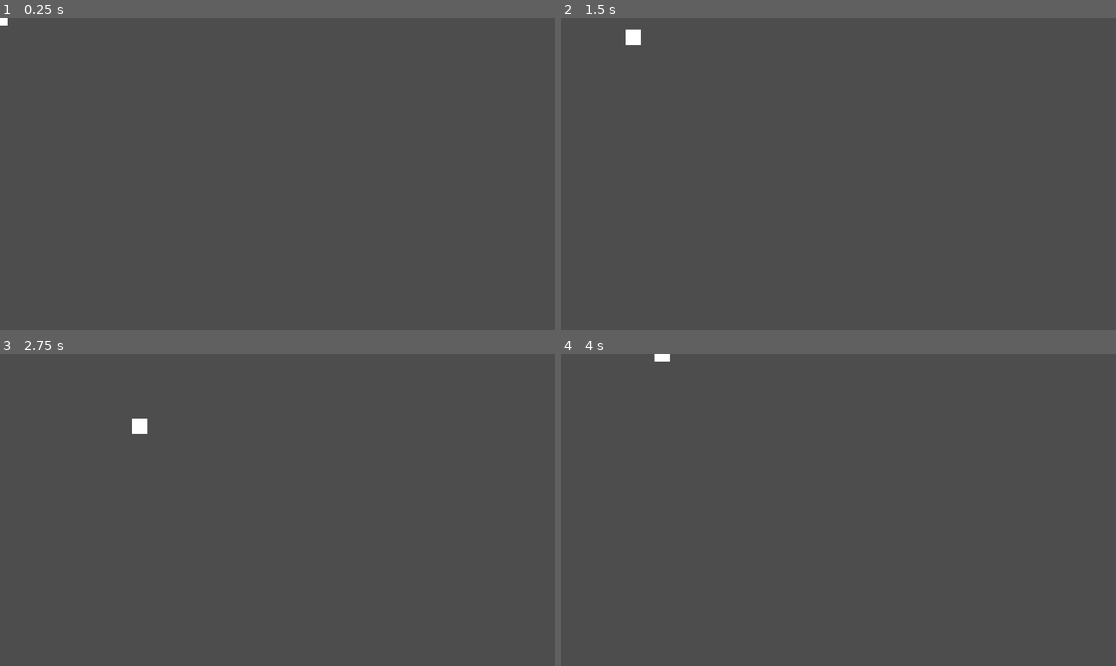
Above: before the commit, frames 1-4 (two rows, left to right).
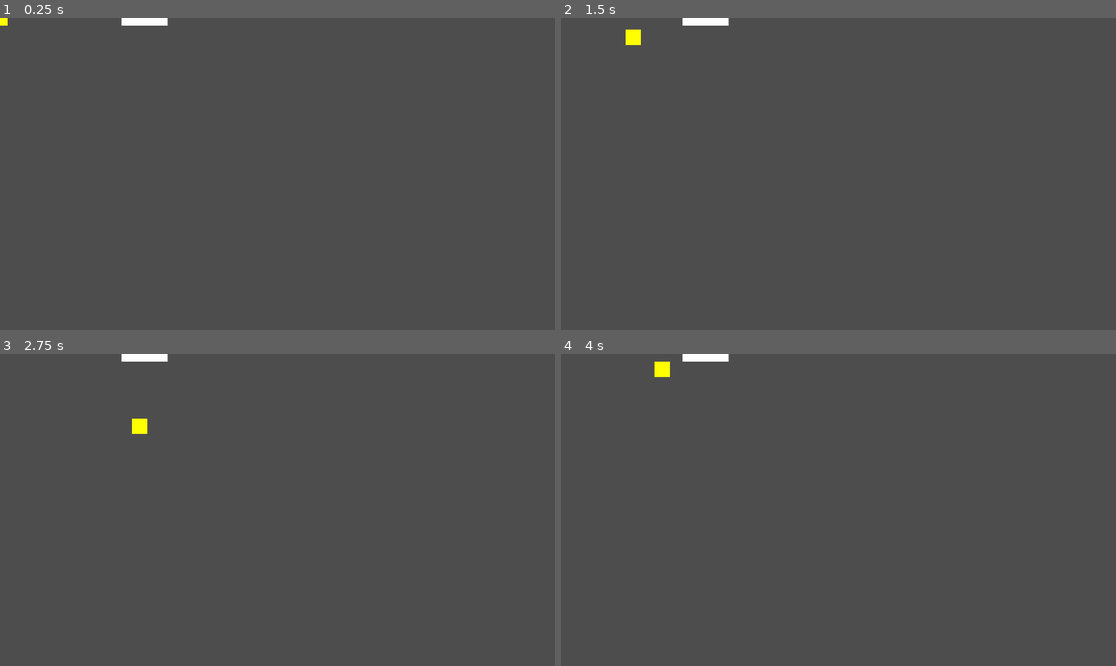
Above: after the commit, the same moments.

Repository: StackUpZero/redline-black-box
Game: Godot game, scene res://main.tscn
Two runs of this game, one before a commit and one after it. Both use one fixed random seed, a clock stepped at 60 frames per second and the inputs below.
Inputs:
- Up to frame 1 (0.25 s): no input
- Up to frame 2 (1.5 s): tap Enter at 0.5 s; hold D (move_right) 0.53-1.28 s; hold S (move_down) from 1.28 s (still down)
- Up to frame 3 (2.75 s): release S (move_down) at 2.03 s; hold D (move_right) from 2.03 s (still down)
- Up to frame 4 (4 s): release D (move_right) at 2.78 s; hold W (move_up) 2.78-3.53 s; hold A (move_left) from 3.53 s (still down)

The runs differ from the first frame. In frame 1, 0.2% of the frame differs, in the area x 0-31%, y 0-3%; in frame 2, 0.3%; in frame 3, 0.3%; in frame 4, 0.4%, in the area x 16-31%, y 0-8%.

Commit message:
Add basic wall collision

Diff:
--- a/main.tscn
+++ b/main.tscn
@@ -1,6 +1,12 @@
 [gd_scene format=3 uid="uid://cqow47bch5ocs"]
 
 [ext_resource type="Script" uid="uid://cqyirrjrl821y" path="res://player.gd" id="1_ig7tw"]
+
+[sub_resource type="RectangleShape2D" id="RectangleShape2D_0xm2m"]
+size = Vector2(32, 32)
+
+[sub_resource type="RectangleShape2D" id="RectangleShape2D_ig7tw"]
+size = Vector2(96, 32)
 
 [node name="Main" type="Node2D" unique_id=160579279]
 
@@ -12,3 +18,19 @@
 offset_top = -16.0
 offset_right = 16.0
 offset_bottom = 16.0
+color = Color(13.614482, 12.217365, 0.0005914307, 1)
+
+[node name="CollisionShape2D" type="CollisionShape2D" parent="Player" unique_id=1616663141]
+shape = SubResource("RectangleShape2D_0xm2m")
+
+[node name="Wall" type="StaticBody2D" parent="." unique_id=1808360606]
+position = Vector2(300, 0)
+
+[node name="CollisionShape2D" type="CollisionShape2D" parent="Wall" unique_id=786164761]
+shape = SubResource("RectangleShape2D_ig7tw")
+
+[node name="ColorRect" type="ColorRect" parent="Wall" unique_id=1036453554]
+offset_left = -48.0
+offset_top = -16.0
+offset_right = 48.0
+offset_bottom = 16.0
